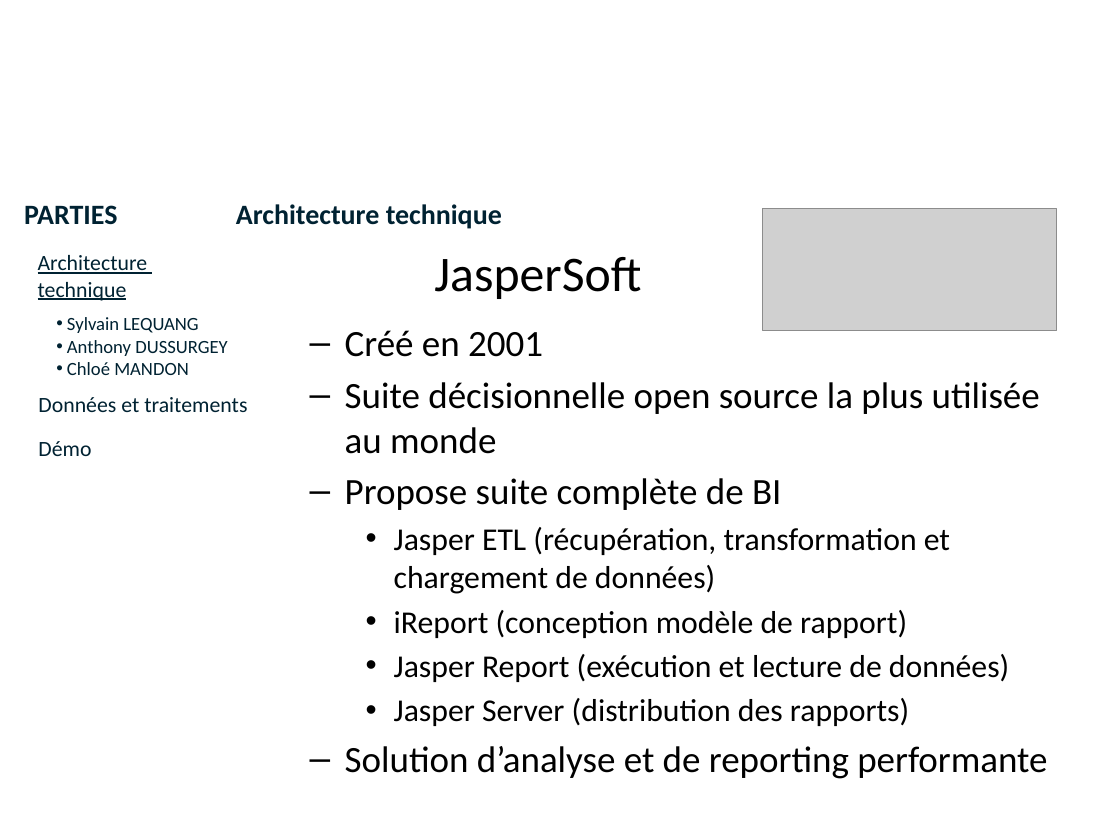
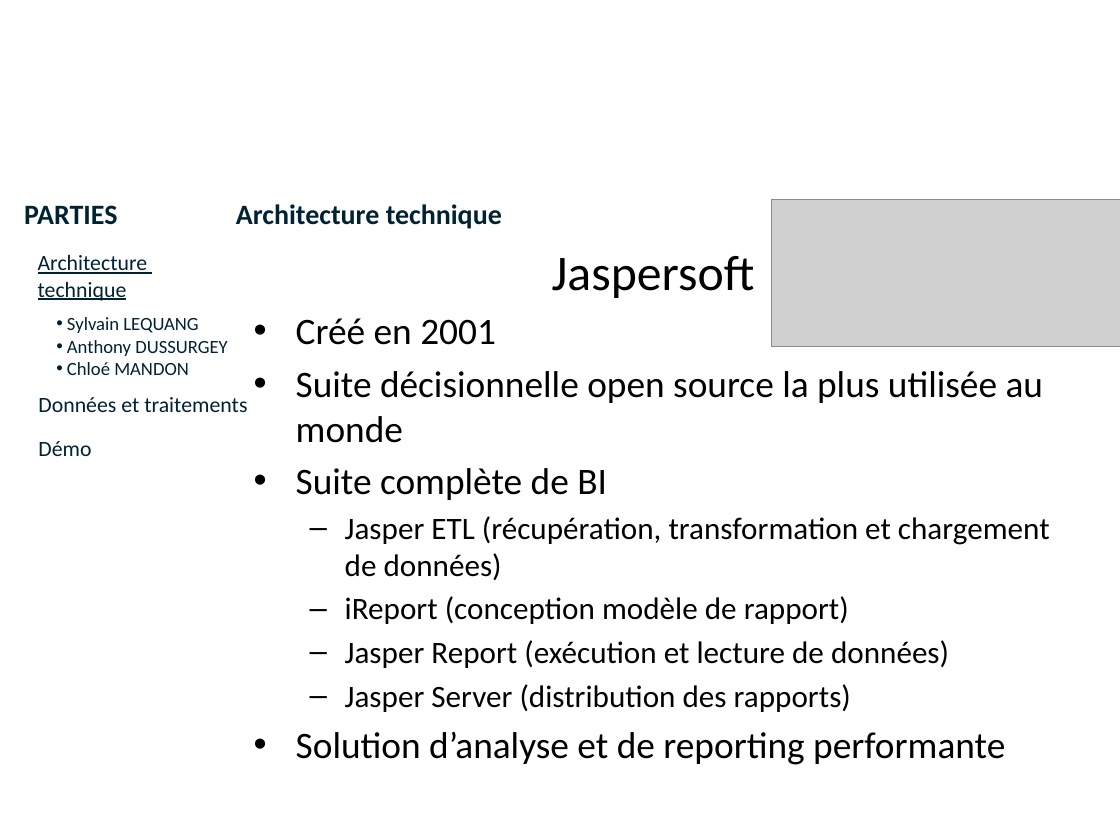
Before and after one commit to lobtec/dartiesgroupe2, a slide deck: slide 2 of PROJET/Soutenance Finale/slides_Architecture_Restitution.pptx. Drawn at 1120x840 pixels with LibreOffice and Linux fonts; fonts in the diff are those of the drawing; grey boxes stand for pictures; background and template pictures are left out. Boxes give left, top, right and bottom in pixels: in the first picture for what was removed or moved away, otherwise in the second. Text is boxed around its words. In the diff, an @@ line names an element or a change of style, - is before the commit and + after.

```diff
--- a/PROJET/Soutenance Finale/slides_Architecture_Restitution.pptx
+++ b/PROJET/Soutenance Finale/slides_Architecture_Restitution.pptx
@@ picture resized from (x1=763, y1=208, x2=1056, y2=330) to (x1=772, y1=199, x2=1120, y2=346) @@
@@ text "Jaspersoft" moved from (x1=345, y1=330, x2=1047, y2=779) to (x1=296, y1=256, x2=1050, y2=765) @@
@@ text removed at (x1=434, y1=257, x2=641, y2=299) @@
-  JasperSoft
@@ text at (x1=552, y1=256, x2=755, y2=298): paragraph added @@
+Jaspersoft
@@ text at (x1=296, y1=318, x2=1050, y2=765): size 23.8 to 24 pt in "Créé en 2001", "Suite décisionnelle open source la plus utilisée ...", "Solution d’analyse et de reporting performante"; size 20.4 to 20 pt in "Jasper ETL (récupération, transformation et chargement de ...", "iReport (conception modèle de rapport)", "Jasper Report (exécution et lecture de données)", "Jasper Server (distribution des rapports)"; bullet – to •; list level 2 to 1 in "Créé en 2001"; list level 2 to 1 in "Suite décisionnelle open source la ..."; bullet • to –; list level 3 to 2 in "Jasper ETL (récupération, transformation et ..."; list level 3 to 2 in "iReport (conception modèle de rapport)"; list level 3 to 2 in "Jasper Report (exécution et lecture ..."; list level 3 to 2 in "Jasper Server (distribution des rapports)"; list level 2 to 1 in "Solution d’analyse et de reporting ..." @@
@@ text at (x1=296, y1=468, x2=607, y2=500): text changed; size 23.8 to 24 pt @@
-  – Propose suite complète de BI
+• Suite complète de BI
```
Also in this commit, not shown: 10 other slides changed.
